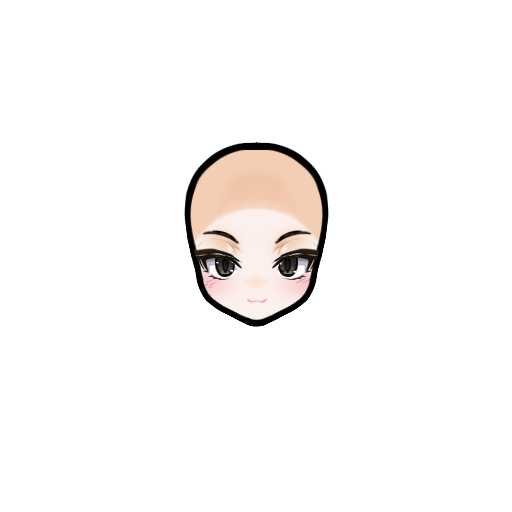
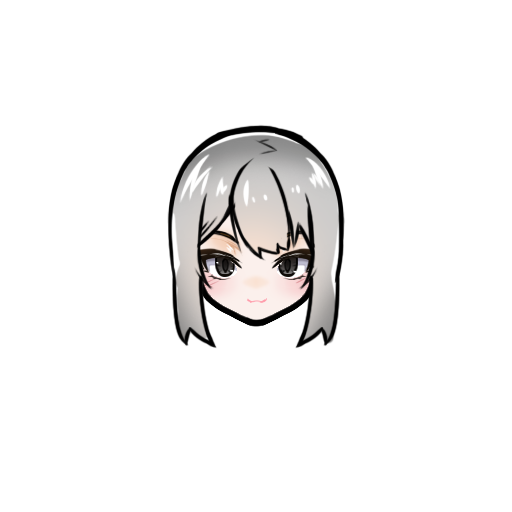
Layers edited between the first and the second 512×512 image:
hid "원본 のコピー" over [184, 142, 329, 327]
showed "머리카락 のコピー" over [167, 124, 345, 349]
